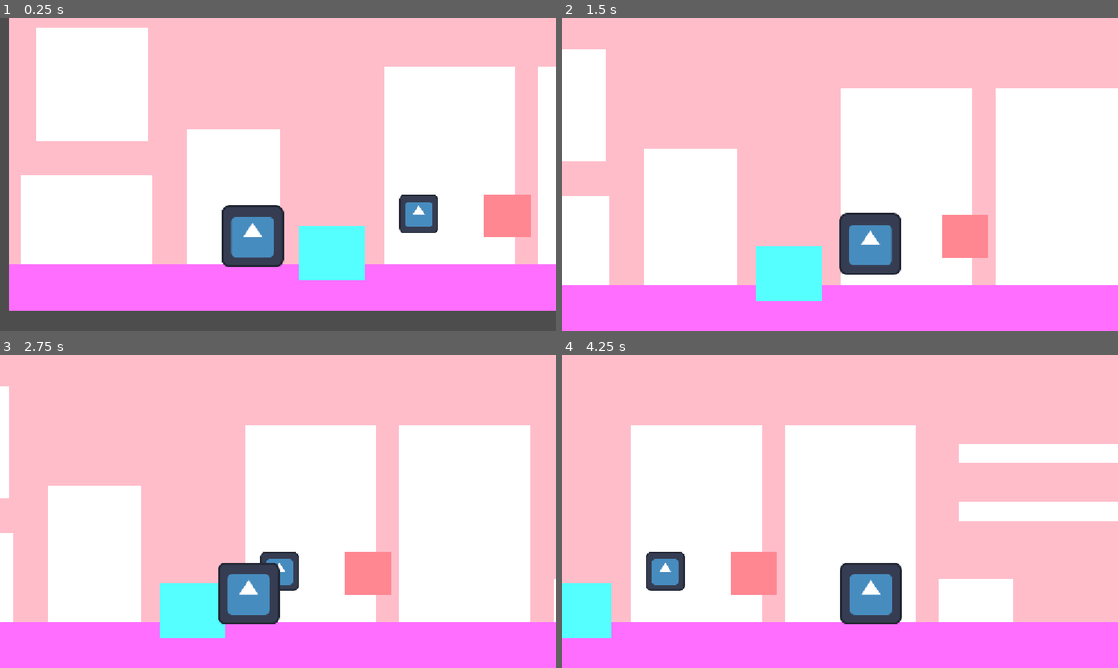
Above: before the commit, frames 1-4 (two rows, left to right).
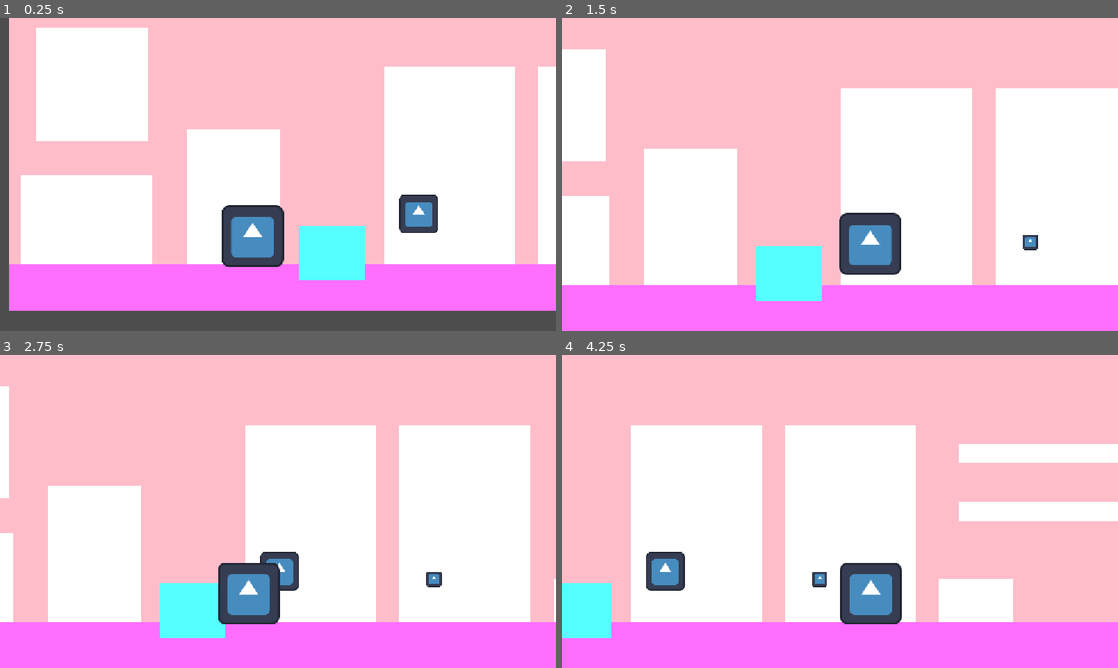
Above: after the commit, the same moments.

Repository: YueqingC/MyCandiesAreGone
Game: Godot game, scene res://Scenes/StorageRoom.tscn
Two runs of this game, one before a commit and one after it. Both use one fixed random seed, a clock stepped at 60 frames per second and the inputs below. The engine's default icon, where the game draws it, is replaced by a stand-in: a white triangle on a blue panel in a dark square.
Inputs:
- Up to frame 1 (0.25 s): no input
- Up to frame 2 (1.5 s): tap Enter (ui_accept) at 0.5, 0.77 s; hold Right (ui_right) from 0.53 s (still down); tap E (interact) at 0.6, 1.35 s
- Up to frame 3 (2.75 s): tap Enter (ui_accept) at 1.52 s; release Right (ui_right) at 2.03 s; hold Left (ui_left) from 2.03 s (still down); tap E (interact) at 2.1 s
- Up to frame 4 (4.25 s): release Left (ui_left) at 2.78 s; hold Right (ui_right) from 2.78 s (still down); tap E (interact) at 2.85, 3.6 s; tap Enter (ui_accept) at 3.02, 3.77 s

The runs differ from the first frame. In frame 1, 1.2% of the frame differs, in the area x 87-96%, y 56-70%; in frame 2, 1.3%; in frame 3, 1.3%, in the area x 62-80%, y 62-77%; in frame 4, 1.3%.
Error before the commit: Invalid access to property or key 'global_position' on a base object of type 'null instance'. (res://character/player.gd:36)

Commit message:
storage mechanism

Diff:
--- a/Scenes/StorageRoom.tscn
+++ b/Scenes/StorageRoom.tscn
@@ -2,6 +2,7 @@
 
 [ext_resource type="Texture2D" uid="uid://bd8e5wee8p87x" path="res://icon.svg" id="1_drf7g"]
 [ext_resource type="PackedScene" uid="uid://dbuv8br12d7te" path="res://character/Player.tscn" id="1_p852c"]
+[ext_resource type="Script" uid="uid://d2ba13rlpf1aw" path="res://Scenes/pickup_item.gd" id="2_y6nyw"]
 
 [sub_resource type="RectangleShape2D" id="RectangleShape2D_tq0bp"]
 size = Vector2(2317, 97)
@@ -28,13 +29,6 @@
 offset_bottom = 552.0
 
 [node name="ColorRect" type="ColorRect" parent="Shelf_Door_Window/ColorRect" unique_id=1603087335]
-layout_mode = 0
-offset_left = -752.0
-offset_top = 224.0
-offset_right = -480.0
-offset_bottom = 408.0
-
-[node name="ColorRect" type="ColorRect" parent="Shelf_Door_Window/ColorRect/ColorRect" unique_id=1630326823]
 layout_mode = 0
 offset_left = -752.0
 offset_top = 224.0
@@ -110,27 +104,56 @@
 
 [node name="Items" type="Node2D" parent="." unique_id=358770358]
 
-[node name="Sprite2D" type="Node2D" parent="Items" unique_id=605979797]
-
-[node name="ColorRect2" type="ColorRect" parent="Items" unique_id=1586508173]
-offset_left = 984.0
-offset_top = 408.0
-offset_right = 1080.0
-offset_bottom = 496.0
-color = Color(1, 0.5294118, 0.5686275, 1)
-
 [node name="pumpkin" type="Sprite2D" parent="Items" unique_id=1477894307]
 position = Vector2(848, 447.99997)
 scale = Vector2(0.625, 0.625)
 texture = ExtResource("1_drf7g")
+script = ExtResource("2_y6nyw")
+
+[node name="lamp" type="Sprite2D" parent="Items" unique_id=724769437]
+position = Vector2(1920, 392)
+scale = Vector2(0.390625, 0.390625)
+texture = ExtResource("1_drf7g")
+
+[node name="candyJar" type="Sprite2D" parent="Items" unique_id=1482802397]
+position = Vector2(1168, 464.00003)
+scale = Vector2(0.24414063, 0.24414063)
+texture = ExtResource("1_drf7g")
+
+[node name="flags" type="Sprite2D" parent="Items" unique_id=2076190542]
+position = Vector2(2152, 384)
+scale = Vector2(0.5762931, 0.57629395)
+texture = ExtResource("1_drf7g")
+
+[node name="SnapPoints" type="Node2D" parent="." unique_id=1310852148]
+position = Vector2(848, 447.99997)
+scale = Vector2(0.625, 0.625)
+
+[node name="pumpkin_spot" type="Marker2D" parent="SnapPoints" unique_id=462807544]
+position = Vector2(0, 12.800049)
+scale = Vector2(1.5999999, 1.5999999)
+
+[node name="lamp_spot" type="Marker2D" parent="SnapPoints" unique_id=577406238]
+position = Vector2(1715.2002, -89.599945)
+scale = Vector2(1.5999999, 1.5999999)
+
+[node name="candyJar_spot" type="Marker2D" parent="SnapPoints" unique_id=360728826]
+position = Vector2(511.99997, 25.600048)
+scale = Vector2(1.5999999, 1.5999999)
+
+[node name="flags_spot" type="Marker2D" parent="SnapPoints" unique_id=175862618]
+position = Vector2(2086.4, -102.39996)
+scale = Vector2(1.5999999, 1.5999999)
+
+[node name="flags_interact_spot" type="Marker2D" parent="SnapPoints" unique_id=1152807191]
+position = Vector2(2086.4, 64.000046)
+scale = Vector2(1.5999999, 1.5999999)
 
 [node name="Node2D3" type="Node2D" parent="." unique_id=1713521670]
 
 [node name="Player" parent="." unique_id=1071158097 instance=ExtResource("1_p852c")]
+z_index = 1
 position = Vector2(504, 480)
-
-[node name="pumpkin_spot" type="Marker2D" parent="." unique_id=462807544]
-position = Vector2(848, 456)
 
 [node name="Marker2D" type="Marker2D" parent="." unique_id=997025093]
 position = Vector2(0, 648)
--- /dev/null
+++ b/Scenes/pickup_item.gd
@@ -0,0 +1,14 @@
+extends Sprite2D
+
+@export var snap_point: Marker2D
+
+var placed = false
+
+# Called when the node enters the scene tree for the first time.
+func _ready() -> void:
+	pass # Replace with function body.
+
+
+# Called every frame. 'delta' is the elapsed time since the previous frame.
+func _process(delta: float) -> void:
+	pass
--- a/character/player.gd
+++ b/character/player.gd
@@ -3,15 +3,29 @@
 
 const SPEED = 350.0
 const JUMP_VELOCITY = -500.0
-const interaction = 24
+const interaction = 50
 
-@onready var pumpkin = $"Items/pumpkin"
-@onready var pumpkin_spot = $"pumpkin_spot"
+var holding = -1
+var placed = [false, false, false, false]
 
-var holding = false
+@onready var items = [
+	$"../Items/pumpkin",
+	$"../Items/lamp",
+	$"../Items/candyJar",
+	$"../Items/flags"
+	]
+@onready var spots = [
+	$"../SnapPoints/pumpkin_spot",
+	$"../SnapPoints/lamp_spot",
+	$"../SnapPoints/candyJar_spot",
+	$"../SnapPoints/flags_spot",
+]
+
+@onready var flags_interact_spot = $"../SnapPoints/flags_interact_spot"
 
 
 func _physics_process(delta: float) -> void:
+
 	# Add the gravity.
 	if not is_on_floor():
 		velocity += get_gravity() * delta
@@ -31,7 +45,36 @@
 	move_and_slide()
 
 func _process(_delta):
+	if holding != -1:
+		items[holding].global_position = global_position + Vector2(0, -24)
+
 	if Input.is_action_just_pressed("interact"):
-		if not holding:
-			if (global_position.distance_to(pumpkin.global_position) <= interaction):
-				pumpkin.global_position = pumpkin_spot.global_position
+		print("e")
+		if holding == -1:
+			for i in range(items.size()):
+				if not placed[i]:
+					if global_position.distance_to(items[i].global_position) <= interaction:
+						holding = i
+						items[i].z_index = 2
+						print("Picked up: ", items[i].name)
+						break
+		else:
+			var target = spots[holding].global_position
+			print("Currently holding pumpkin!")
+			if holding == 3:
+				target = flags_interact_spot.global_position
+
+			if (global_position.distance_to(target) <= interaction):
+				items[holding].global_position = spots[holding].global_position
+				items[holding].z_index = 0
+				placed[holding] = true
+				print("Placed")
+				holding = -1
+			else:
+				print("too far")
+
+func _ready():
+	print("Flags interaction point: ", flags_interact_spot)
+	for i in range(items.size()):
+		print("Item ", i, ": ", items[i])
+		print("Spot ", i, ": ", spots[i])
Not shown, added: Scenes/pickup_item.gd.uid
